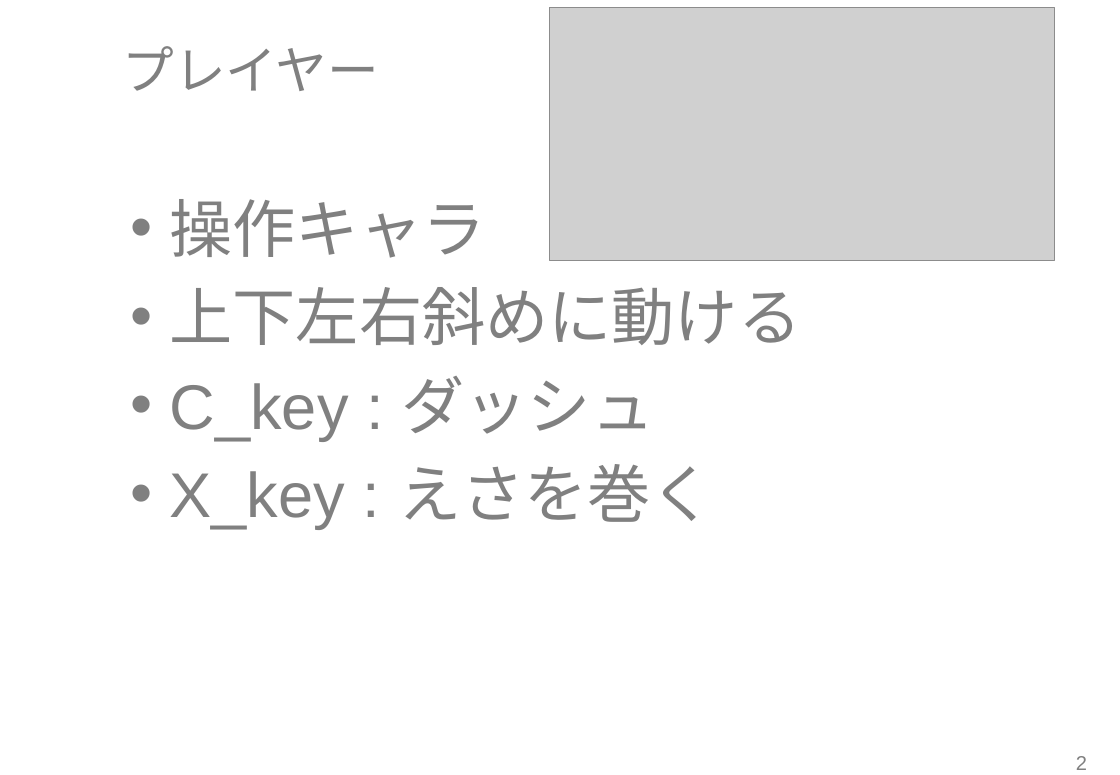
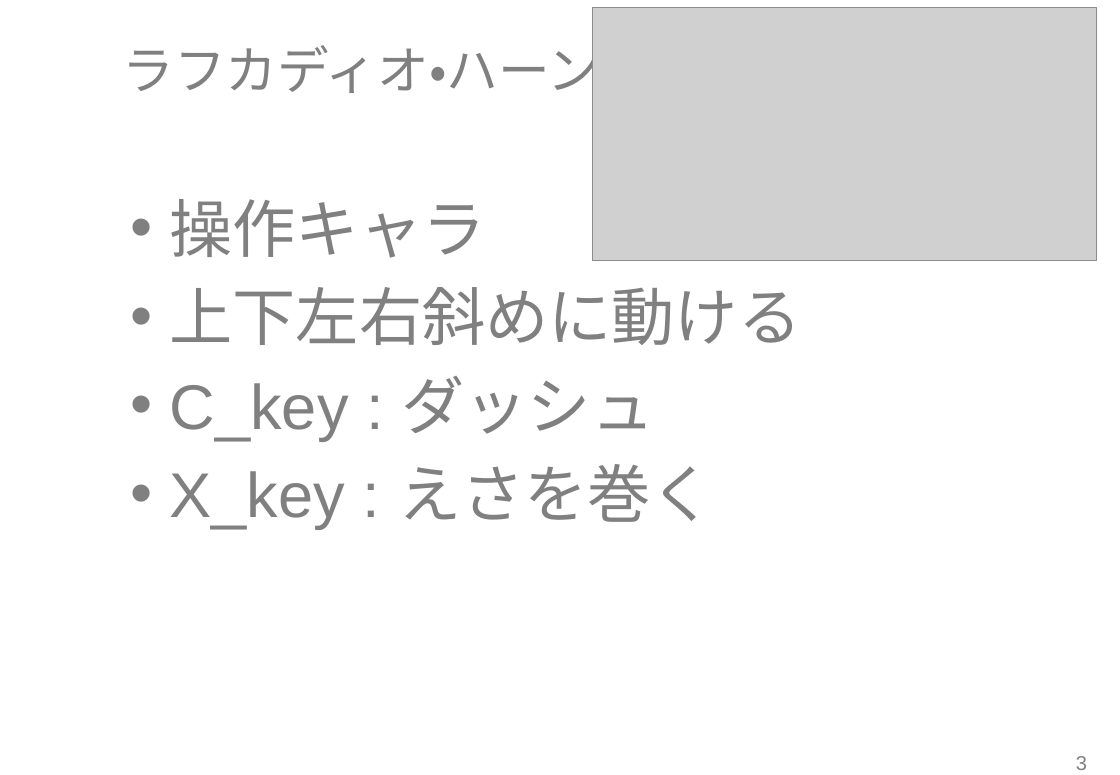
Before and after one commit to RubyCamp/rc2016s_g6, a slide deck: slide 4 of shinziko.pptx (slide 3 before the commit). Drawn at 1120x775 pixels with LibreOffice and Linux fonts; fonts in the diff are those of the drawing; grey boxes stand for pictures; background and template pictures are left out. Boxes give left, top, right and bottom in pixels: in the first picture for what was removed or moved away, otherwise in the second. Text is boxed around its words. In the diff, an @@ line names an element or a change of style, - is before the commit and + after.

```diff
--- a/shinziko.pptx
+++ b/shinziko.pptx
@@ picture: place and size @@
-picture at [549,8,1054,261]
+picture at [593,8,1097,261]
@@ title at [123,36,600,102]: text changed @@
-プレイヤー
+ラフカディオ・ハーン
@@ page number at [1076,756,1087,770]: text changed @@
-2
+3
```
Also in this commit, not shown: 7 other slides changed, 2 slides added.
